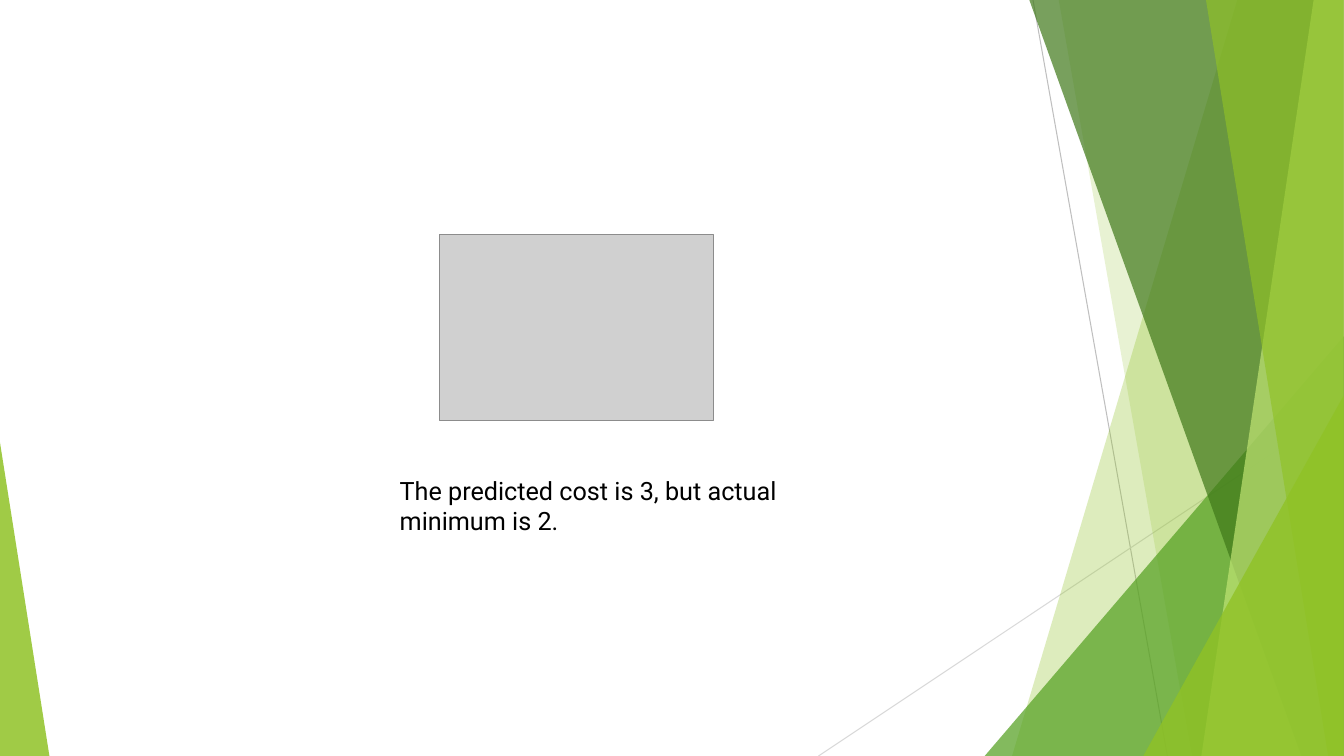
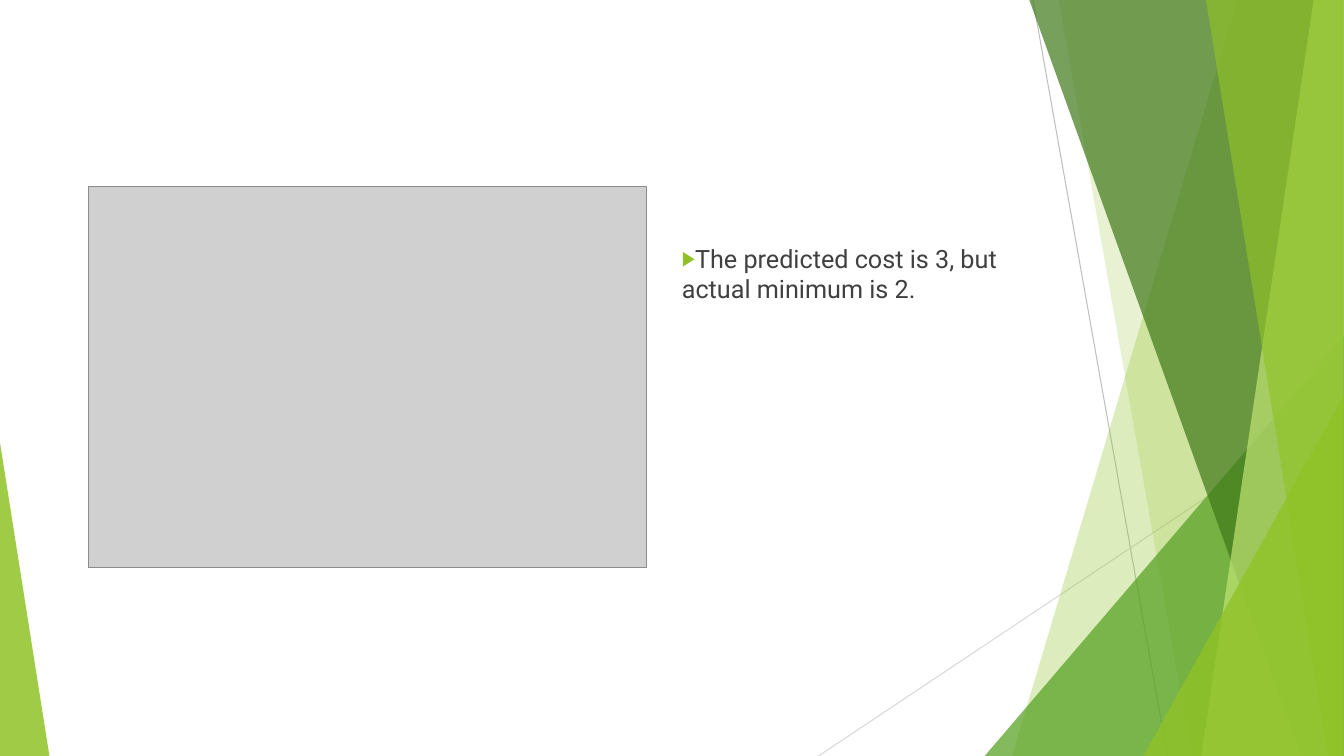
Before and after one commit to LittleNightmare/Mini-project2-for-COMP472, a slide deck: slide 6 of Analysis_sildes.pptx. Drawn at 1344x756 pixels with LibreOffice and Linux fonts; fonts in the diff are those of the drawing; grey boxes stand for pictures. Boxes give left, top, right and bottom in pixels: in the first picture for what was removed or moved away, otherwise in the second. Text is boxed around its words. In the diff, an @@ line names an element or a change of style, - is before the commit and + after.

```diff
--- a/Analysis_sildes.pptx
+++ b/Analysis_sildes.pptx
@@ picture: place and size @@
-picture at box(440, 234, 713, 420)
+picture at box(88, 187, 646, 568)
@@ text "The predicted cost is 3, ...": place and size @@
-text "The predicted cost is 3, ..." at box(400, 481, 777, 531)
+text "The predicted cost is 3, ..." at box(682, 249, 996, 299)
@@ text "The predicted cost is 3, ..." at box(682, 249, 996, 299): text colour #000000 to #404040; bullet none to ▶; more space between paragraphs @@
```
Also in this commit, not shown: 6 other slides changed.
